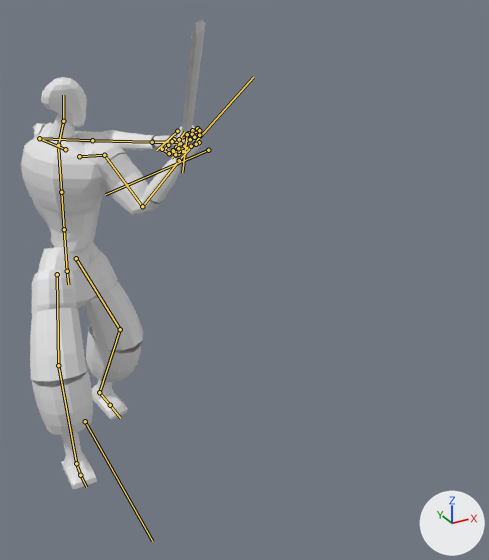
What one commit did to the FBX model Assets/Models/Yamishin/Yamishin.fbx.
One viewpoint serves both versions: a 50 mm camera at (-0.72, -3.75, 2.17) aimed at (0.58, -1.4, 0.99). Arrows for +X, +Y and +Z are at lower right; the lights stay in place. Both versions are drawn at frame 16 of the action 'Armature|Yamishin|Attack2'; the numbers are the values there. The bones that bend it are drawn over the model as lines.

The first picture shows 'Proxy'.
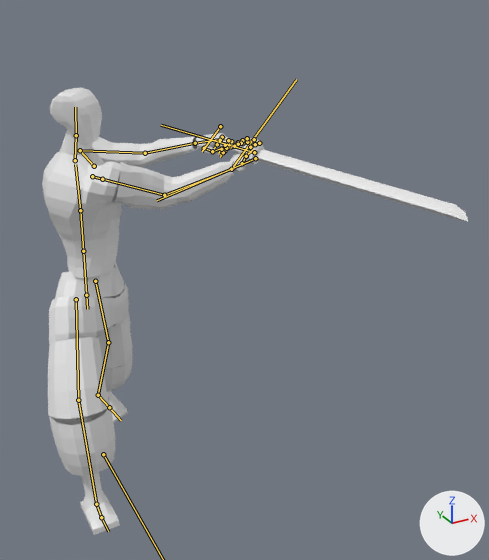
What the commit changed:
Bone 'Root' (bone_root) moves from (0.0, 0.8, 0.0) to (0.0, 1.118, 0.0).
Bone 'Chest' (bone_chest) turns from (0, 59, -1) to (0, 24, 1) degrees about its own x, y and z.
Bone 'Arm.L' (bone_arm_l) turns from (-15, 6, -163) to (-25, 25, -105) degrees about its own x, y and z.
Bone 'Forearm.L' (bone_forearm_l) turns from (-8, 0, 6) to (30, 6, -23) degrees about its own x, y and z.
Bone 'Arm.R' (bone_arm_r) turns from (-30, 30, -39) to (-47, 43, 26) degrees about its own x, y and z.
Bone 'Forearm.R' (bone_forearm_r) turns from (64, -28, 44) to (30, -6, 23) degrees about its own x, y and z.
Bone 'Leg.L' (bone_leg_l) turns from (-29, 31, -16) to (9, 34, -9) degrees about its own x, y and z.
Bone 'LowerLeg.L' (bone_lowerleg_l) turns from (35, -4, 13) to (3, 0, 1) degrees about its own x, y and z.

Pixel boxes (x1, y1, x2, y2) of what changed, in the pictures (489 x 560 px):
'Proxy', posed (130% wider)
    before: (21, 20, 206, 490)
    after: (42, 87, 468, 535)
bone 'Chest', root to tip
    before: (64, 229) to (61, 192)
    after: (83, 251) to (80, 210)
bone 'Arm.L', root to tip
    before: (39, 138) to (92, 140)
    after: (80, 150) to (145, 153)
bone 'Forearm.L', root to tip
    before: (92, 140) to (152, 142)
    after: (145, 153) to (195, 143)
bone 'Arm.R', root to tip
    before: (104, 155) to (142, 206)
    after: (102, 179) to (164, 195)
bone 'Forearm.R', root to tip
    before: (142, 206) to (179, 160)
    after: (164, 195) to (231, 169)
bone 'Leg.L', root to tip
    before: (76, 258) to (120, 329)
    after: (95, 281) to (108, 342)
bone 'LowerLeg.L', root to tip
    before: (120, 329) to (99, 392)
    after: (108, 342) to (98, 395)
